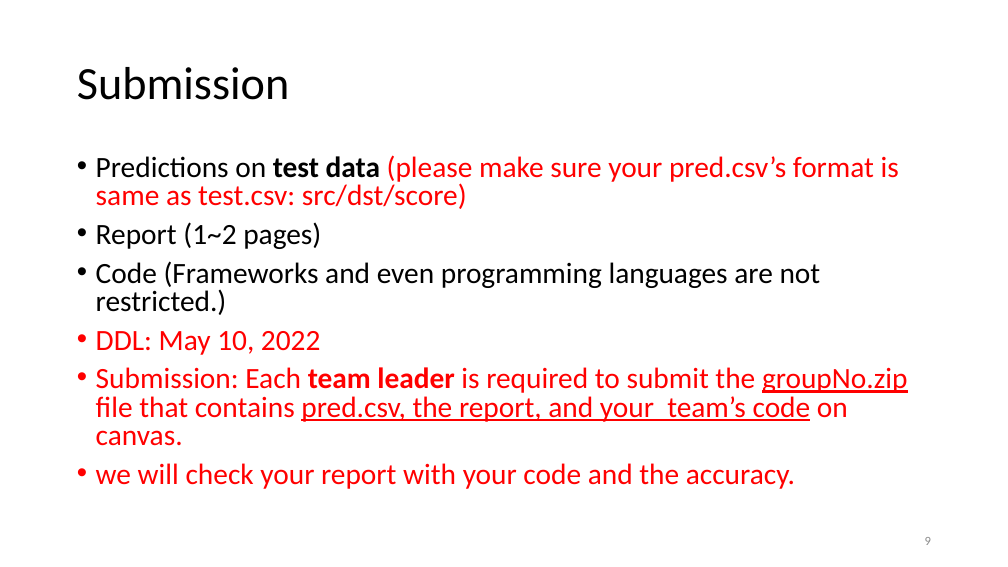
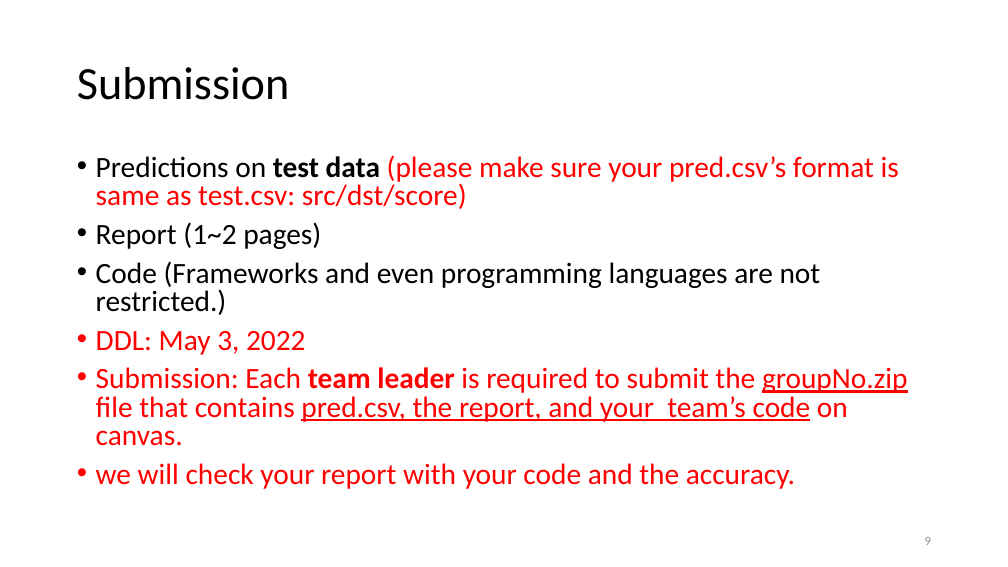
Before and after one commit to MighTy-Weaver/COMP4332-2022Spring, a slide deck: slide 9 of Project 2/Project 2 Social Network Mining.pptx. Drawn at 1008x567 pixels with LibreOffice and Linux fonts; fonts in the diff are those of the drawing. Boxes give left, top, right and bottom in pixels: in the first picture for what was removed or moved away, otherwise in the second. Text is boxed around its words. In the diff, an @@ line names an element or a change of style, - is before the commit and + after.

```diff
--- a/Project 2/Project 2 Social Network Mining.pptx
+++ b/Project 2/Project 2 Social Network Mining.pptx
@@ text at [96, 331, 306, 355]: text changed @@
-• DDL: May 10, 2022
+• DDL: May 3, 2022
```
Also in this commit, not shown: 4 other files.
